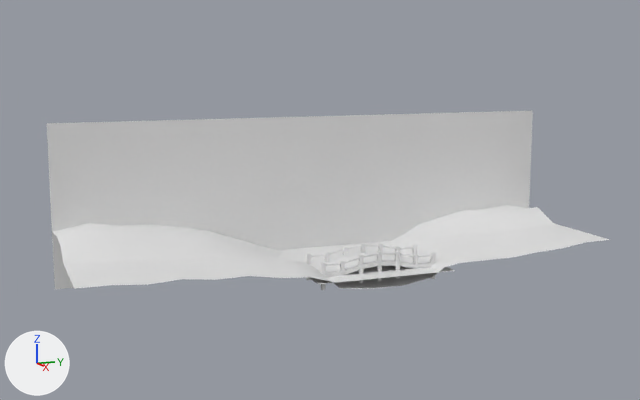
An edit to the Blender file Mythos High/Assets/Resources/3D/battlefield_outside.blend, drawn before and after from the same camera.
One viewpoint serves both versions: a 50 mm camera at (65.6, -28.6, 16.2) aimed at (-14.3, 2.1, 2.2). The axes (+X, +Y, +Z) are drawn at lower left. The lights are the same throughout.
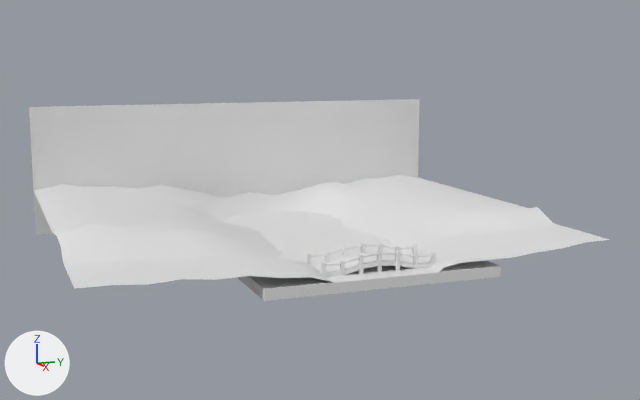
The change in detail:
me_plane_001 has 4 vertices, 1 face and spans x -9.64..3.0, y -4.71..7.4, z 0.0.
me_plane_001 is used by ob_plane_001; location (0.0, 0.0, -1.41).
Verts and faces of me_plane_001; kept vertices keep their numbers, new ones are numbered from 4.
Before the commit, vertices of me_plane_001: 0 (3.0, -4.71, 0.0) at pixel (318, 284), 1 (-9.64, -4.71, 0.0), 2 (3.0, 7.4, 0.0) at pixel (455, 270), 3 (-9.64, 7.4, 0.0) at pixel (389, 241).
Part 1, on me_plane_001:
Vertices deleted: 0 to 3 (with the faces that use them).
New vertex 4 is at (-33.93, -9.08, 0.0).
New vertex 5 is at (-33.93, 11.76, 0.0).
New vertex 6 is at (-33.93, -9.08, -0.9).
New vertex 7 is at (-33.93, 11.76, -0.9).
New vertices 8 to 11 stand at vertices 4 to 7, in that order, plus (36.93, 0.0, 0.0).
New faces: (4, 8, 9, 5), (6, 7, 11, 10), (4, 5, 7, 6), (5, 9, 11, 7), (8, 10, 11, 9), (4, 6, 10, 8).
me_plane is used by ob_plane; location (0.0, 0.0, 0.0).
me_plane had 231 vertices, 180 faces and spanned x -9.7..3.0, y -23.4..23.0, z -3.4..2.4.
me_plane now has 357 vertices, 300 faces and spans x -34.0..3.0, y -23.4..23.0, z -3.4..2.4.
Part 2, on me_plane:
72 vertices are added at x -34.0..-18.2, y -23.4..12.8, z -3.0..2.0.
13 new vertices lie (-8.6, 0.0, 0.0) away from vertices in x -9.7..-9.6, y -23.4..23.0, z -3.0..2.2.
10 new vertices lie (-3.6, 0.0, 0.0) away from vertices in x -18.2, y -23.4..23.0, z -3.0..2.2.
8 new vertices lie (-3.0, 0.0, 0.0) away from vertices in x -21.8, y -23.4..23.0, z 0.8..2.2.
7 new vertices lie (-3.0, 0.0, 0.0) away from vertices in x -24.8, y -20.4..23.0, z 0.8..2.2.
8 new vertices lie (-3.1, 0.0, 0.0) away from vertices in x -27.8..-24.8, y -23.4..23.0, z 0.8..2.2.
8 new vertices lie (-3.0, 0.0, 0.0) away from vertices in x -30.9..-27.9, y -23.4..23.0, z 0.8..2.2.
120 new faces join them.
Object 'Plane.002' (ob_plane_002) moves from (0.0, 0.0, 0.0) to (-24.39, 0.0, 0.0).

Location of each change, [x1, y1, x2, y2] in pixels of the pictures (640 x 400 px):
'Plane.002', moved: before [47, 111, 533, 289]; after [29, 99, 419, 235]
'Plane', reshaped (35% taller): before [53, 205, 609, 289]; after [34, 175, 609, 289]
'Plane.001', reshaped: before [278, 241, 455, 284]; after [222, 211, 501, 301]
part 2 of me_plane, added: after [34, 175, 526, 250]
